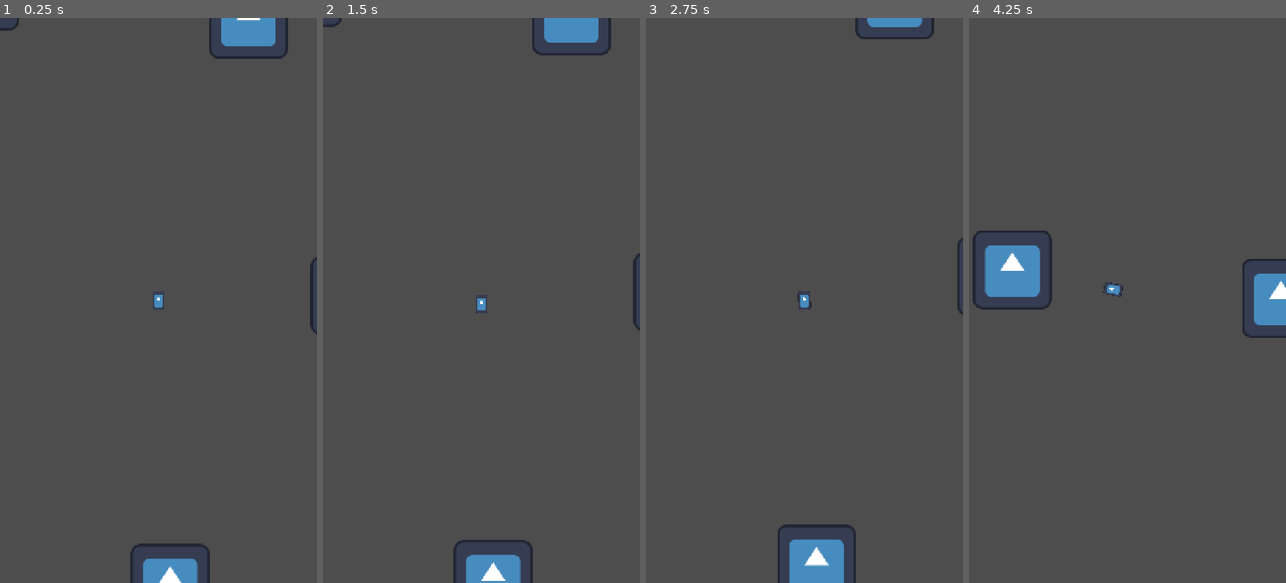
Above: before the commit, frames 1-4 (left to right).
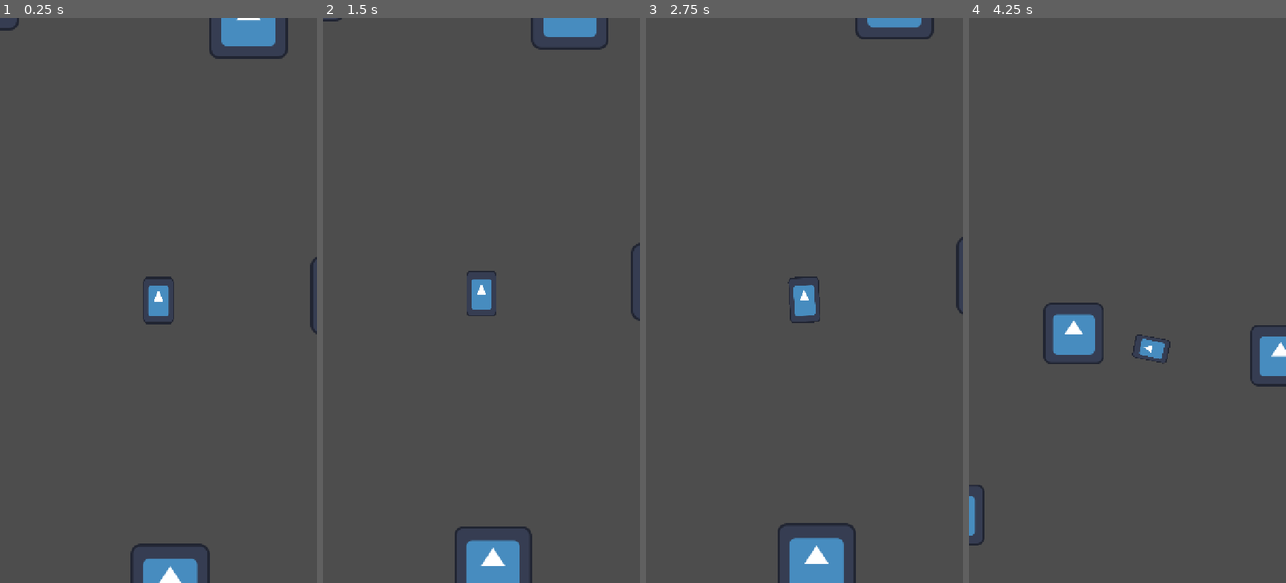
Above: after the commit, the same moments.

Repository: akaMahi/Brackeys2026
Game: Godot game, scene res://node_2d.tscn
Same seed, same stepped clock (60 frames per second), same inputs: the game is played once before the commit and once after it. The engine's default icon, where the game draws it, is replaced by a stand-in: a white triangle on a blue panel in a dark square.
Inputs:
- Up to frame 1 (0.25 s): no input
- Up to frame 2 (1.5 s): tap Enter at 0.5 s; hold D (move_right) 0.53-1.28 s; tap Space (drift) at 0.6, 1.25, 1.35 s; hold S (move_down) from 1.28 s (still down)
- Up to frame 3 (2.75 s): release S (move_down) at 2.03 s; hold D (move_right) from 2.03 s (still down); tap Space (drift) at 2.1 s
- Up to frame 4 (4.25 s): release D (move_right) at 2.78 s; hold W (move_up) 2.78-3.53 s; tap Space (drift) at 2.85, 3.6 s; hold A (move_left) from 3.53 s (still down)

The runs differ from the first frame. In frame 1, 0.4% of the frame differs, in the area x 45-55%, y 45-55%; in frame 2, 2.1%; in frame 3, 0.7%; in frame 4, 5.8%, in the area x 0-100%, y 37-94%.

Commit message:
improved camera

Diff:
--- a/camera_2d.gd
+++ b/camera_2d.gd
@@ -6,15 +6,15 @@
 @export var target: Node2D
 
 @export_group("Zoom")
-@export var zoom_min: float = 1.4          # zoomed IN at low speed (more detail)
-@export var zoom_max: float = 0.85         # zoomed OUT at high speed (more visibility)
-@export var zoom_speed_reference: float = 600.0  # speed at which zoom_max is reached (match your car's max_speed)
-@export var zoom_smoothing: float = 3.0    # how fast zoom transitions
+@export var zoom_min: float = 1.4 # zoomed IN at low speed (more detail)
+@export var zoom_max: float = 0.85 # zoomed OUT at high speed (more visibility)
+@export var zoom_speed_reference: float = 600.0 # speed at which zoom_max is reached (match your car's max_speed)
+@export var zoom_smoothing: float = 3.0 # how fast zoom transitions
 
 @export_group("Look-ahead")
-@export var lookahead_max: float = 220.0   # pixels the camera pushes toward travel direction at full speed
+@export var lookahead_max: float = 220.0 # pixels the camera pushes toward travel direction at full speed
 @export var lookahead_smoothing: float = 4.0
-@export var lookahead_vertical_bias: float = 1.3  # push extra bias upward since vertical games need forward sight more than side sight
+@export var lookahead_vertical_bias: float = 1.3 # push extra bias upward since vertical games need forward sight more than side sight
 
 var _current_zoom: float = 1.0
 var _current_lookahead: Vector2 = Vector2.ZERO
@@ -49,7 +49,7 @@
 	# ── Look-ahead offset ──
 	var travel_dir: Vector2 = velocity.normalized() if speed > 10.0 else Vector2.ZERO
 	var target_lookahead: Vector2 = travel_dir * lookahead_max * speed_ratio
-	target_lookahead.y *= lookahead_vertical_bias  # bias toward seeing what's ahead vertically
+	target_lookahead.y *= lookahead_vertical_bias # bias toward seeing what's ahead vertically
 
 	_current_lookahead = _current_lookahead.lerp(target_lookahead, clamp(lookahead_smoothing * delta, 0.0, 1.0))
 	offset = _current_lookahead
--- a/node_2d.tscn
+++ b/node_2d.tscn
@@ -10,13 +10,15 @@
 [node name="Node2D" type="Node2D" unique_id=814731311]
 
 [node name="CharacterBody2D" type="CharacterBody2D" parent="." unique_id=1890580394]
+scale = Vector2(2.5, 2.5)
 script = ExtResource("1_wtcfe")
 
-[node name="Camera2D" type="Camera2D" parent="CharacterBody2D" unique_id=942299931]
+[node name="Camera2D" type="Camera2D" parent="CharacterBody2D" unique_id=942299931 node_paths=PackedStringArray("target")]
+scale = Vector2(0.99999994, 0.99999994)
 position_smoothing_enabled = true
 position_smoothing_speed = 8.0
-rotation_smoothing_speed = 10.0
 script = ExtResource("2_epypp")
+target = NodePath("..")
 
 [node name="CollisionShape2D" type="CollisionShape2D" parent="CharacterBody2D" unique_id=1444007434]
 shape = SubResource("RectangleShape2D_30ebg")
--- a/player.gd
+++ b/player.gd
@@ -3,20 +3,20 @@
 # ── Tunables ──────────────────────────────────────────────
 @export_group("Engine")
 @export var max_speed: float = 600.0
-@export var acceleration: float = 900.0      # how fast you reach max speed
-@export var braking: float = 1400.0          # deceleration when reversing input
-@export var friction: float = 500.0          # deceleration with no input (coasting)
-@export var reverse_speed_mult: float = 0.5  # reverse is slower than forward
+@export var acceleration: float = 900.0 # how fast you reach max speed
+@export var braking: float = 1400.0 # deceleration when reversing input
+@export var friction: float = 500.0 # deceleration with no input (coasting)
+@export var reverse_speed_mult: float = 0.5 # reverse is slower than forward
 
 @export_group("Steering")
-@export var max_steer_angle: float = 3.2     # radians/sec at full lock, low speed
+@export var max_steer_angle: float = 3.2 # radians/sec at full lock, low speed
 @export var min_speed_to_steer: float = 20.0 # below this, steering does nothing (no pivoting in place)
-@export var steer_speed_curve: float = 0.6   # how much steering falls off as speed rises (0=no falloff, 1=heavy falloff)
+@export var steer_speed_curve: float = 0.6 # how much steering falls off as speed rises (0=no falloff, 1=heavy falloff)
 
 @export_group("Grip / Drift")
-@export var traction_normal: float = 12.0    # how fast velocity aligns to facing (higher = grippier)
-@export var traction_drift: float = 2.5      # traction while handbraking/drifting
-@export var drift_input: String = "drift"    # action name, e.g. Shift or Space
+@export var traction_normal: float = 12.0 # how fast velocity aligns to facing (higher = grippier)
+@export var traction_drift: float = 2.5 # traction while handbraking/drifting
+@export var drift_input: String = "drift" # action name, e.g. Shift or Space
 
 # ── Internal state ────────────────────────────────────────
 var forward_input: float = 0.0
@@ -53,7 +53,7 @@
 		velocity += forward_dir * (new_forward_speed - current_forward_speed)
 	else:
 		# Coast to a stop with friction
-		var decel : float = min(friction * delta, abs(current_forward_speed))
+		var decel: float = min(friction * delta, abs(current_forward_speed))
 		velocity -= forward_dir * decel * sign(current_forward_speed)
 
 
